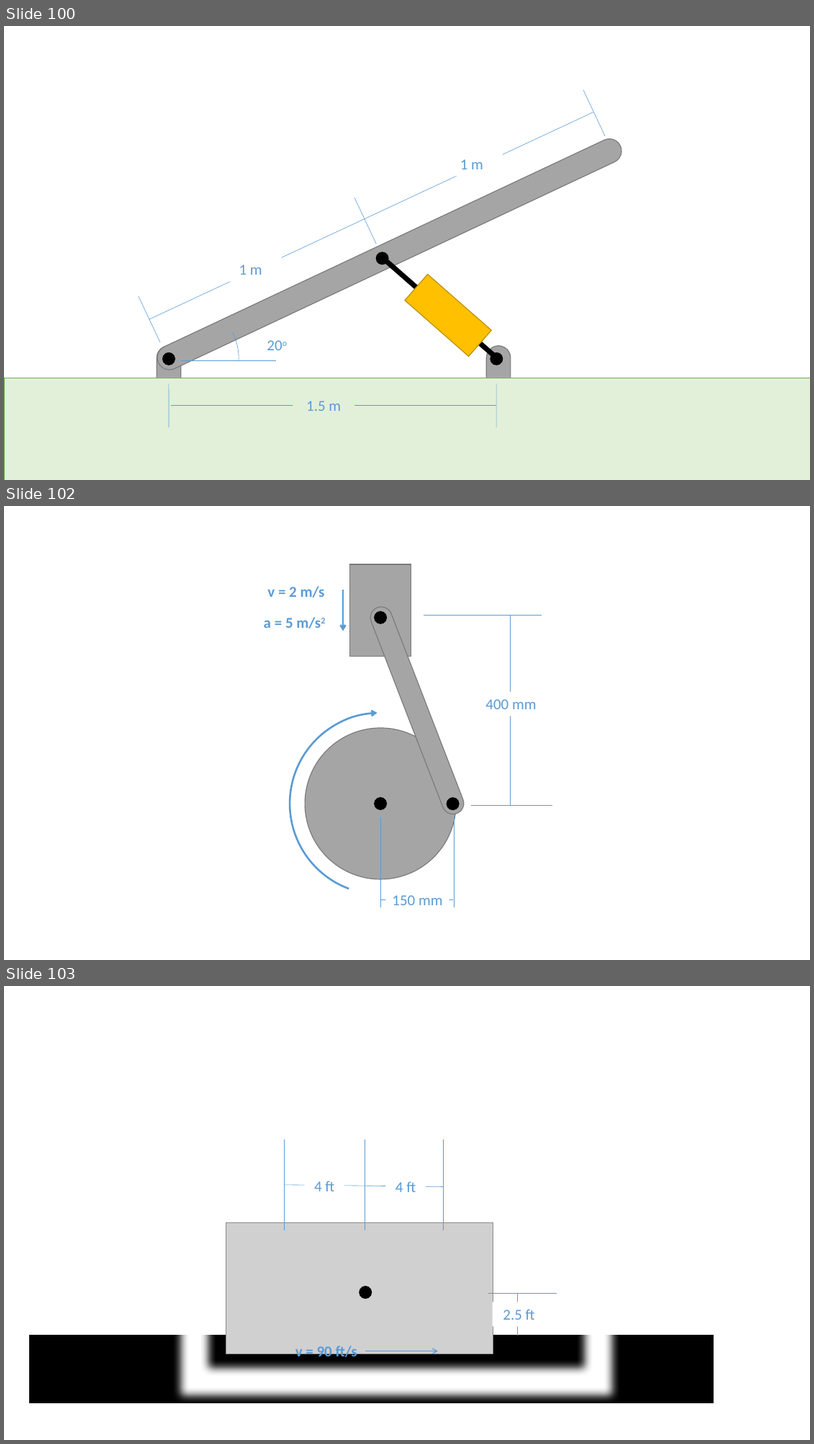
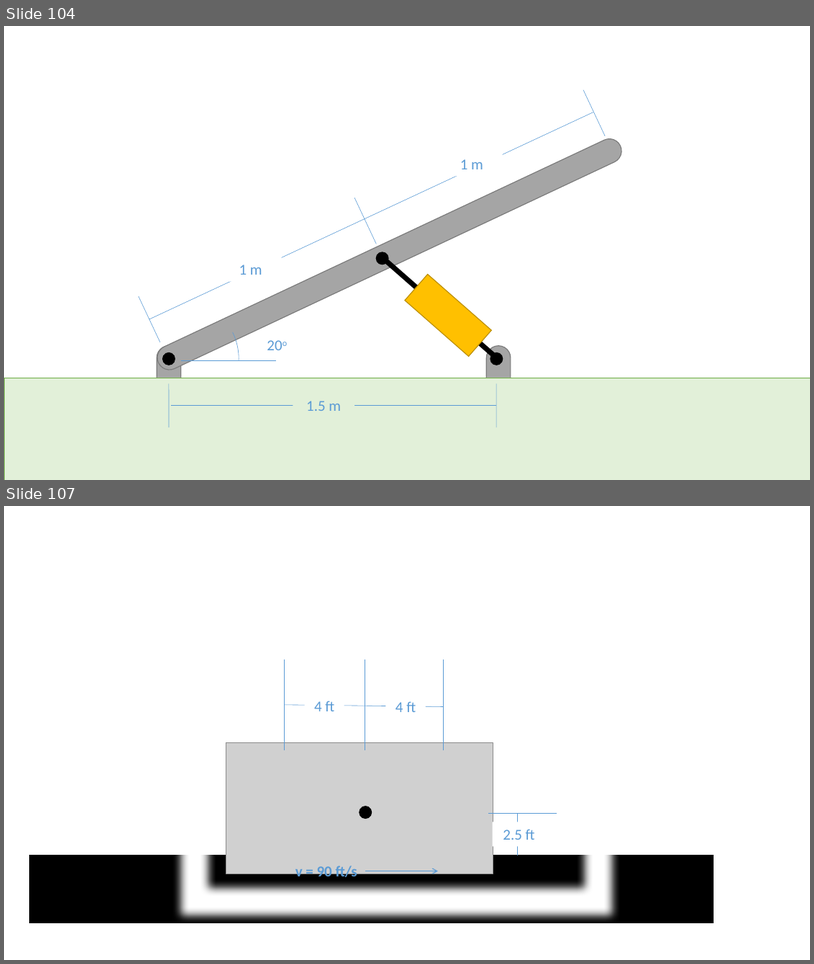
Before and after one commit to JacobMoore/mechanics_textbook, a slide deck: Homework Problems/Homework_Diagrams.pptx. Shown one above the other, each under a label of ours: slides 100, 102 and 103 before the commit, slides 104 and 107 after it; the slides between them are not shown. The pictures are 814x1444 and 814x964 pixels, drawn with LibreOffice and Linux fonts; fonts in the diff are those of the drawing; grey boxes stand for pictures. Boxes give left, top, right and bottom in pixels: in the first picture for what was removed or moved away, otherwise in the second. Text is boxed around its words. In the diff, an @@ line names an element or a change of style, - is before the commit and + after.

```diff
--- a/Homework Problems/Homework_Diagrams.pptx
+++ b/Homework Problems/Homework_Diagrams.pptx
@@ slide 102 removed at [4, 506, 810, 960], background #FFFFFF @@
@@ rectangle removed at [350, 564, 411, 656] @@
@@ text removed at [268, 586, 325, 597] @@
-v = 2 m/s
@@ arrow removed from (343, 590) to (343, 631) @@
@@ rounded rectangle removed at [368, 603, 468, 817] @@
@@ ellipse removed at [375, 611, 387, 623] @@
@@ text removed at [264, 617, 321, 628] @@
-a = 5 m/s2
@@ line removed from (424, 615) to (542, 615) @@
@@ line removed from (511, 615) to (511, 805) @@
@@ text removed at [486, 699, 537, 709] @@
-400 mm
@@ arc (boxed as its full ellipse) removed at [290, 713, 471, 894] @@
@@ ellipse removed at [305, 728, 456, 879] @@
@@ ellipse removed at [375, 798, 387, 810] @@
@@ ellipse removed at [447, 798, 459, 810] @@
@@ line removed from (471, 805) to (553, 805) @@
@@ line removed from (381, 817) to (381, 908) @@
@@ line removed from (455, 817) to (455, 908) @@
@@ line removed from (381, 900) to (453, 900) @@
@@ text removed at [392, 895, 443, 905] @@
-150 mm
@@ what was slide 100 is now slide 104 @@
@@ what was slide 103 is now slide 107 @@
```
Also in this commit, not shown: 1 slide changed, 5 slides added, 27 other files.
